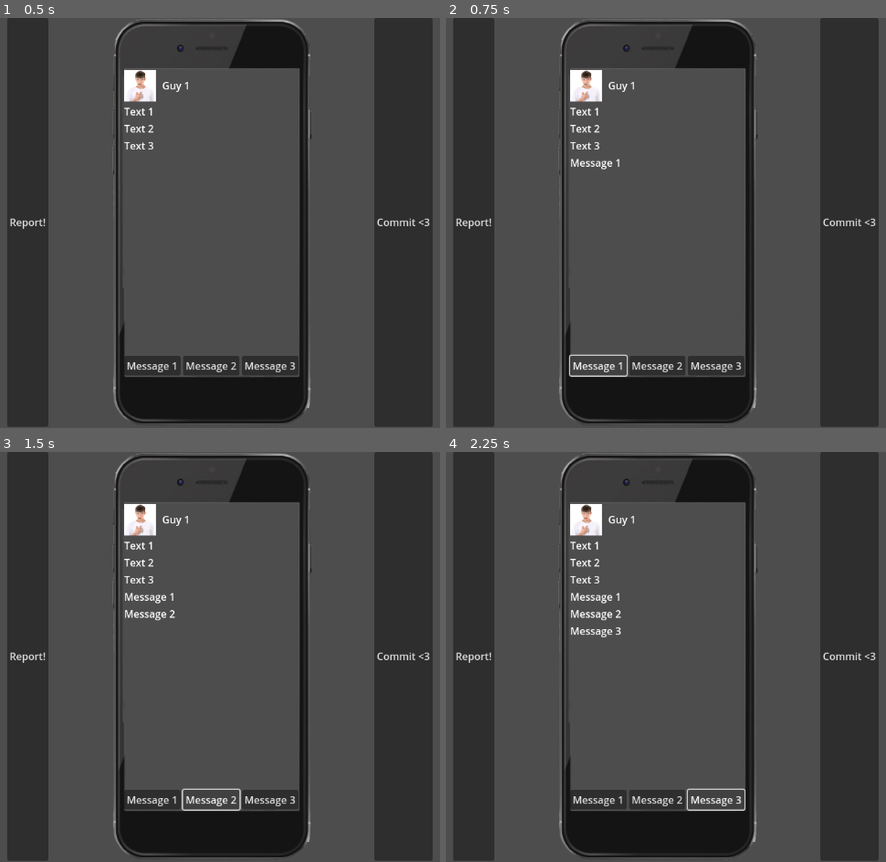
Above: before the commit, frames 1-4 (two rows, left to right).
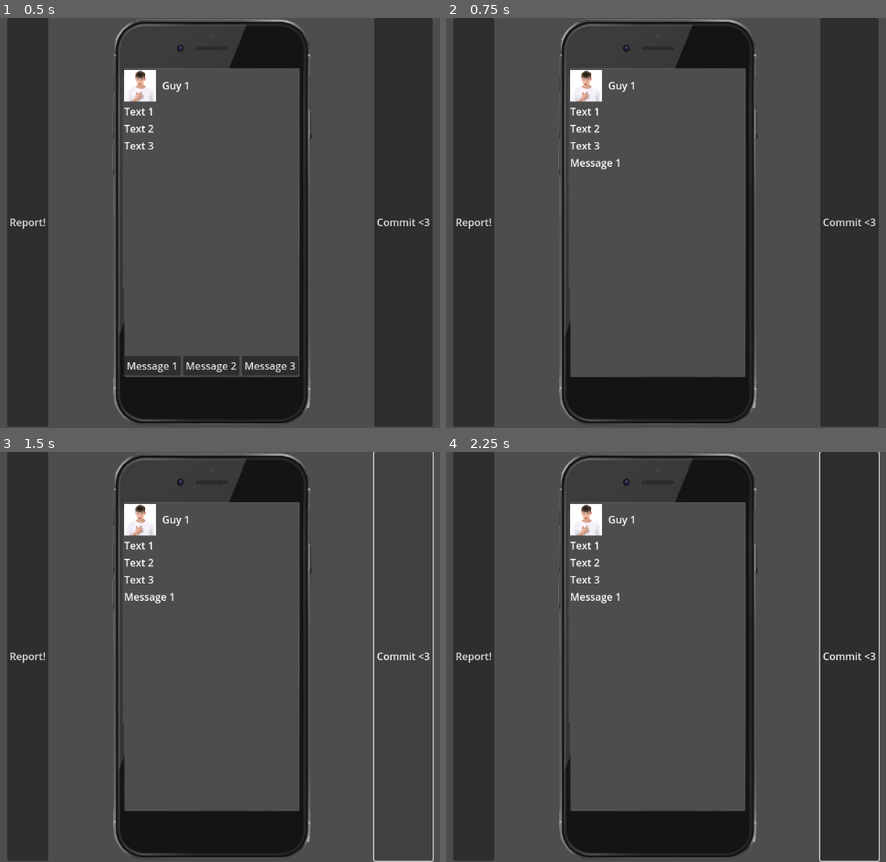
Above: after the commit, the same moments.

Repository: TianMa7/DatingSim
Game: Godot game, scene res://base.tscn
The game is run twice, just before and just after one commit, with the same random seed, the same clock (stepped at 60 frames per second) and the same inputs.
Inputs (mouse positions are in pixels of both pictures, inside the frame that each line leads up to):
- Up to frame 1 (0.5 s): no input
- Up to frame 2 (0.75 s): click "Message 1" at 0.5 s
- Up to frame 3 (1.5 s): click "Message 2" (after the commit: "Commit <3") at 1.25 s
- Up to frame 4 (2.25 s): click (714, 800) at 2 s, where only the run before the commit has a clickable "Message 3"

Frame 1 is identical in both runs. In frame 2, 1.3% of the frame differs, in the area x 27-68%, y 81-88%; in frame 3, 2.2%; in frame 4, 2.3%, in the area x 28-99%, y 0-100%.

Commit message:
start response functionality

Diff:
--- a/base.tscn
+++ b/base.tscn
@@ -1,8 +1,9 @@
-[gd_scene load_steps=4 format=3 uid="uid://c5jxyh2x7o3mq"]
+[gd_scene load_steps=5 format=3 uid="uid://c5jxyh2x7o3mq"]
 
 [ext_resource type="Texture2D" uid="uid://b8sq5t5tbup3i" path="res://assets/smart-phone-with-blank-screen-is-removebg-preview.png" id="1_3vi8l"]
 [ext_resource type="Texture2D" uid="uid://b0yrg6w3ujsmo" path="res://assets/me-dude.png" id="2_8rhti"]
-[ext_resource type="Script" uid="uid://bp1ga0hmmbtkl" path="res://phone_container.gd" id="2_ohhpf"]
+[ext_resource type="Script" uid="uid://bp1ga0hmmbtkl" path="res://scripts/phone_container.gd" id="2_ohhpf"]
+[ext_resource type="Script" uid="uid://c1xnotw5ibo7d" path="res://scripts/response_manager.gd" id="4_ohhpf"]
 
 [node name="root" type="Node2D"]
 
@@ -31,7 +32,7 @@
 texture = ExtResource("1_3vi8l")
 expand_mode = 3
 
-[node name="phoneContainer" type="VBoxContainer" parent="screenRoot/screen/phoneTex" node_paths=PackedStringArray("chatContainer")]
+[node name="phoneContainer" type="VBoxContainer" parent="screenRoot/screen/phoneTex" node_paths=PackedStringArray("chatContainer", "buttonContainer")]
 layout_mode = 1
 anchors_preset = 8
 anchor_left = 0.5
@@ -46,6 +47,7 @@
 grow_vertical = 2
 script = ExtResource("2_ohhpf")
 chatContainer = NodePath("chat/chathistory")
+buttonContainer = NodePath("HBoxContainer")
 
 [node name="PanelContainer" type="HBoxContainer" parent="screenRoot/screen/phoneTex/phoneContainer"]
 custom_minimum_size = Vector2(0, 50)
@@ -65,6 +67,7 @@
 [node name="chat" type="ScrollContainer" parent="screenRoot/screen/phoneTex/phoneContainer"]
 layout_mode = 2
 size_flags_vertical = 3
+script = ExtResource("4_ohhpf")
 
 [node name="chathistory" type="VBoxContainer" parent="screenRoot/screen/phoneTex/phoneContainer/chat"]
 layout_mode = 2
@@ -103,6 +106,7 @@
 layout_mode = 2
 text = "Commit <3"
 
+[connection signal="on_response" from="screenRoot/screen/phoneTex/phoneContainer" to="screenRoot/screen/phoneTex/phoneContainer/chat" method="_on_response"]
 [connection signal="button_down" from="screenRoot/screen/phoneTex/phoneContainer/HBoxContainer/Button" to="screenRoot/screen/phoneTex/phoneContainer" method="_on_message_1_down"]
 [connection signal="button_down" from="screenRoot/screen/phoneTex/phoneContainer/HBoxContainer/Button2" to="screenRoot/screen/phoneTex/phoneContainer" method="_on_message_2_down"]
 [connection signal="button_down" from="screenRoot/screen/phoneTex/phoneContainer/HBoxContainer/Button3" to="screenRoot/screen/phoneTex/phoneContainer" method="_on_message_3_down"]
--- a/phone_container.gd
+++ /dev/null
@@ -1,21 +0,0 @@
-extends VBoxContainer
-
-@export var chatContainer : VBoxContainer
-
-func _on_message_1_down() -> void:
-	add_chat("Message 1")
-
-
-func _on_message_2_down() -> void:
-	add_chat("Message 2")
-
-
-func _on_message_3_down() -> void:
-	add_chat("Message 3")
-
-
-func add_chat(message : String) -> void:
-	var chat = Label.new()
-
-	chat.text = message
-	chatContainer.add_child(chat)
--- /dev/null
+++ b/scripts/phone_container.gd
@@ -0,0 +1,29 @@
+extends VBoxContainer
+
+@export var chatContainer : VBoxContainer
+@export var buttonContainer : HBoxContainer
+
+signal on_response(responseID : int)
+
+var responding : bool = true
+
+func _process(_delta : float) -> void:
+	buttonContainer.visible = responding
+
+func _on_message_1_down() -> void:
+	add_chat("Message 1", 1)
+
+func _on_message_2_down() -> void:
+	add_chat("Message 2", 2)
+
+func _on_message_3_down() -> void:
+	add_chat("Message 3", 3)
+
+func add_chat(message : String, id : int) -> void:
+	var chat = Label.new()
+
+	chat.text = message
+	chatContainer.add_child(chat)
+
+	responding = false
+	on_response.emit(id)
--- /dev/null
+++ b/scripts/response_manager.gd
@@ -0,0 +1,4 @@
+extends ScrollContainer
+
+func _on_response(responseID: int) -> void:
+	pass # Replace with function body.
Renamed: phone_container.gd.uid -> scripts/phone_container.gd.uid
Not shown, added: scripts/response_manager.gd.uid
